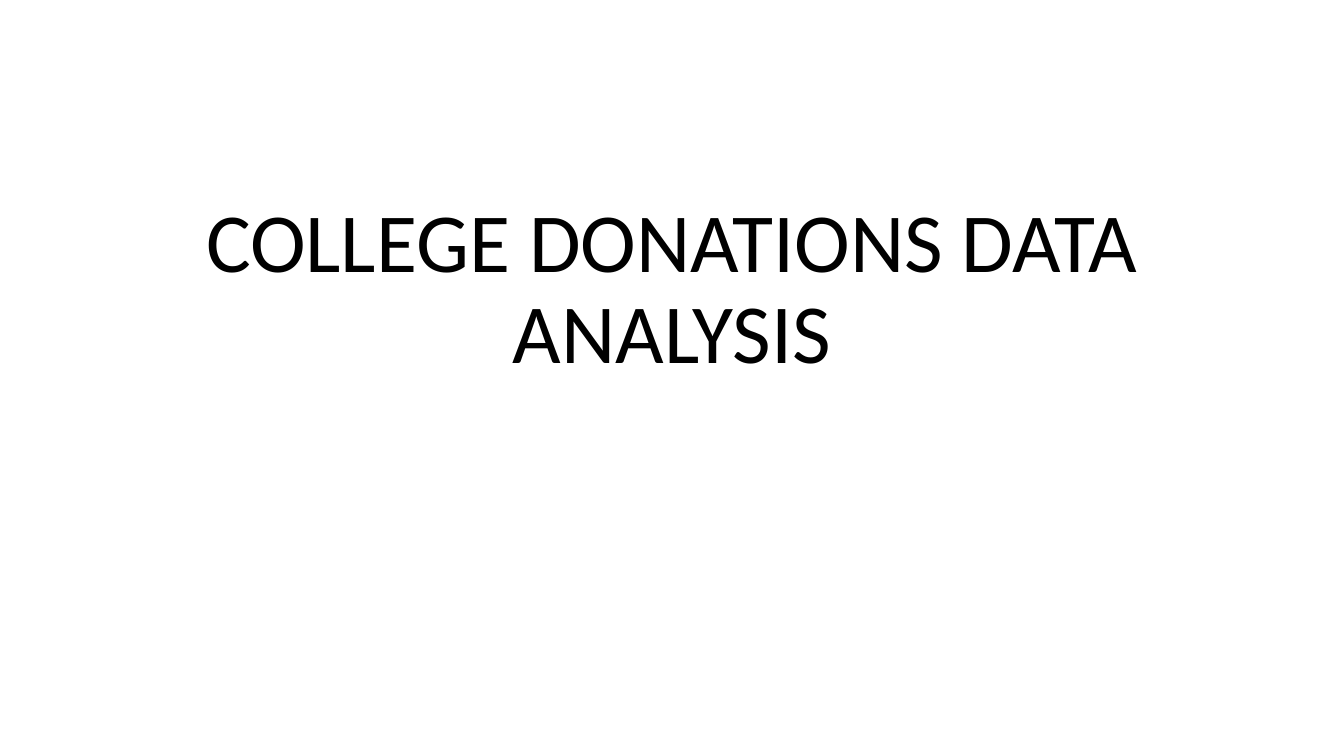
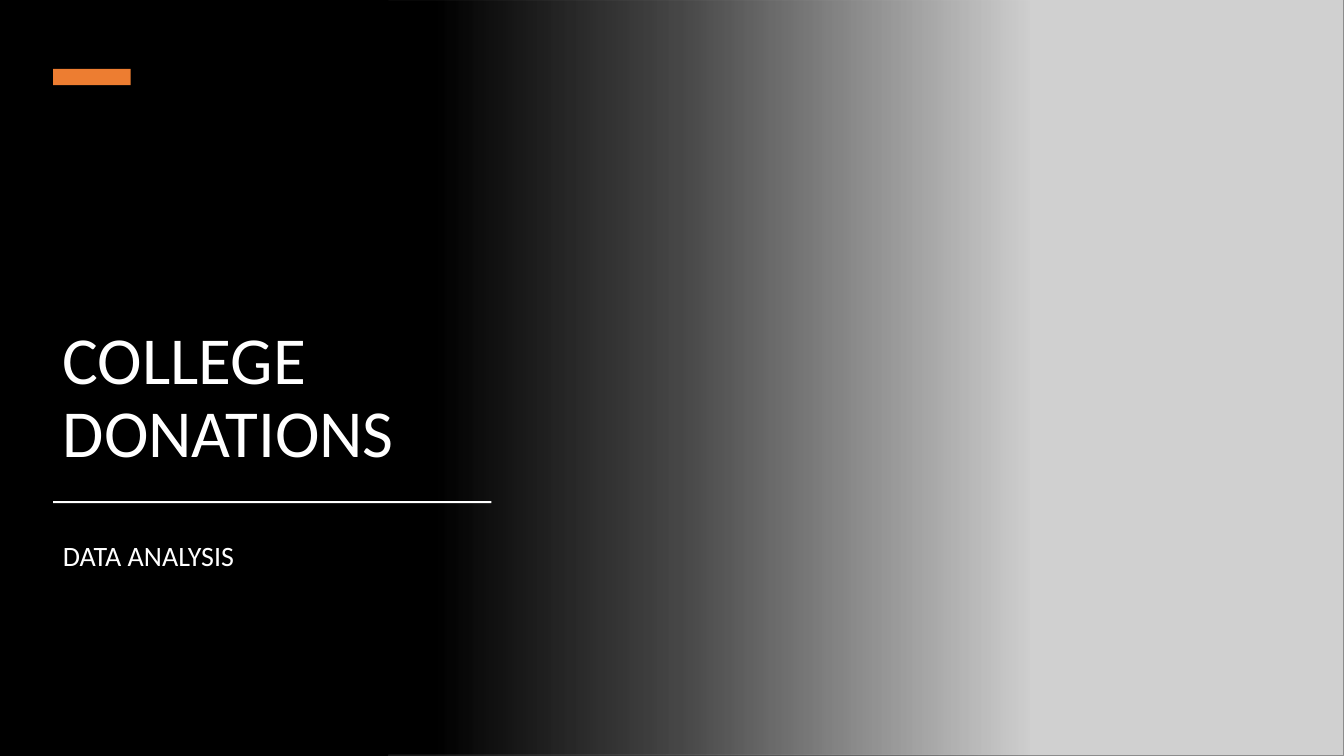
Before and after one commit to ShrutiMR/Data_Analysis_and_Reporting_of_College_Donations, a slide deck: slide 1 of College_Donations_Analysis_Report.pptx. Drawn at 1344x756 pixels with LibreOffice and Linux fonts; fonts in the diff are those of the drawing; grey boxes stand for pictures. Boxes give left, top, right and bottom in pixels: in the first picture for what was removed or moved away, otherwise in the second. Text is boxed around its words. In the diff, an @@ line names an element or a change of style, - is before the commit and + after.

```diff
--- a/College_Donations_Analysis_Report.pptx
+++ b/College_Donations_Analysis_Report.pptx
@@ background #FFFFFF to #000000 @@
@@ rectangle added at <box>0,0,1029,756</box>, fill gradient #000000 @@
@@ picture added at <box>388,0,1344,756</box> @@
@@ rectangle added at <box>53,69,131,85</box>, fill #ED7D31 @@
@@ title at <box>63,340,394,458</box>: text changed; size 60 to 48 pt; text colour #000000 to #FFFFFF @@
-COLLEGE DONATIONS DATA ANALYSIS
+COLLEGE DONATIONS
@@ rectangle added at <box>53,501,492,503</box>, fill #FFFFFF @@
@@ subtitle added at <box>63,548,234,566</box>, 20 pt, text #FFFFFF @@
+DATA ANALYSIS
```
Also in this commit, not shown: 3 other slides changed, 9 slides added, 7 slides removed.
